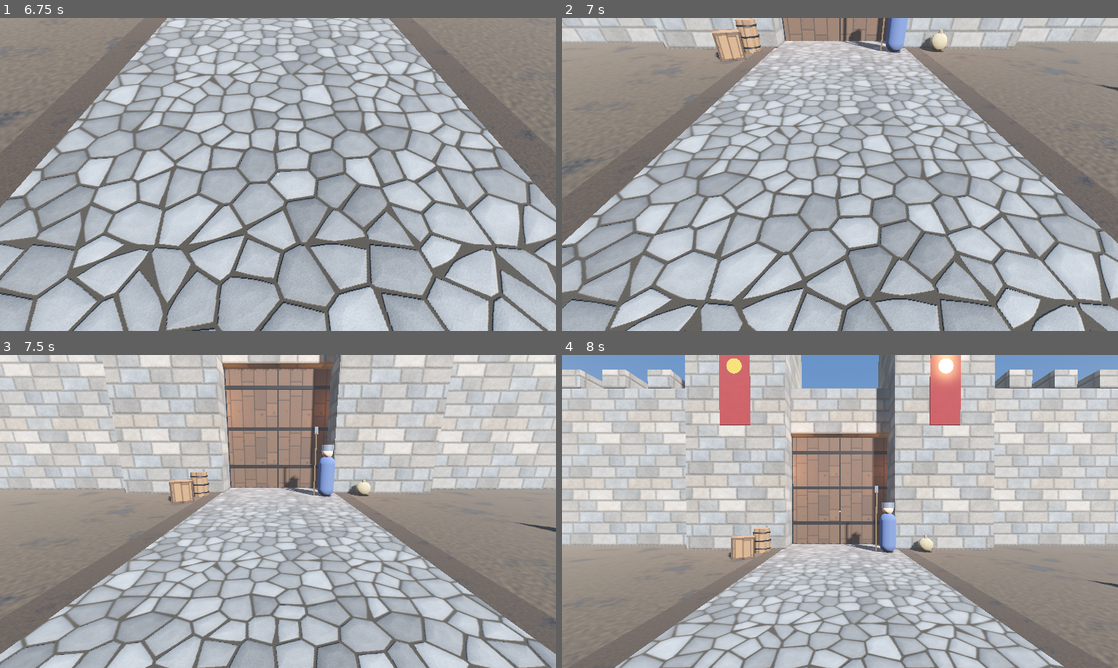
Above: before the commit, frames 1-4 (two rows, left to right).
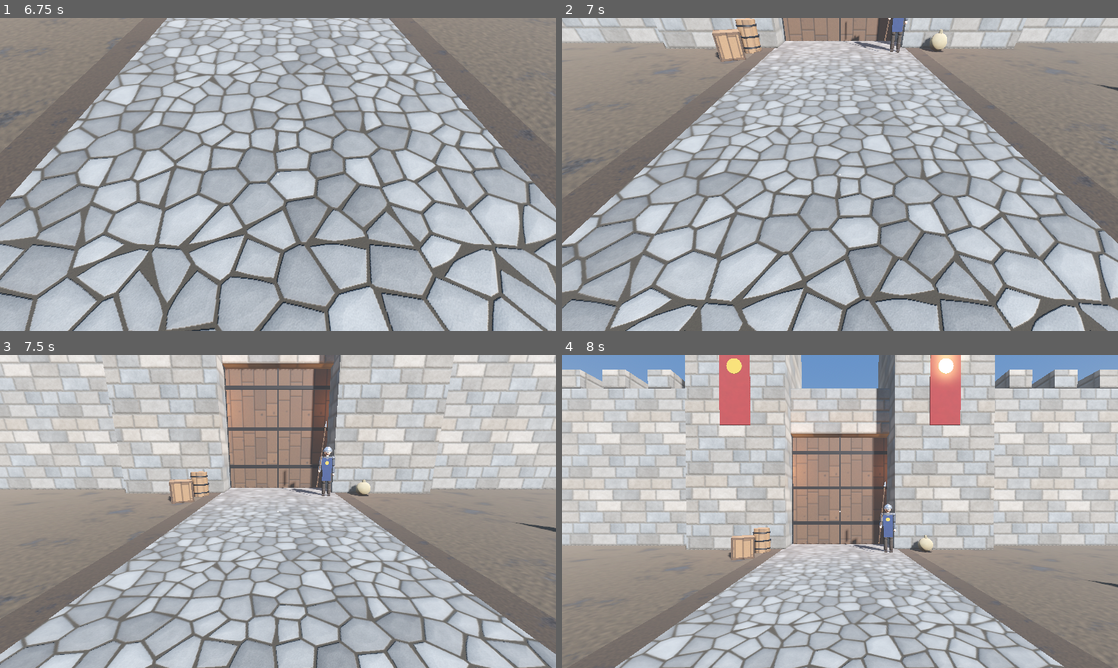
Above: after the commit, the same moments.

Repository: DanielChuko/Underkingdom-Before-the-frost
Game: Godot game, scene res://scenes/main.tscn
Same seed, same stepped clock (60 frames per second), same inputs: the game is played once before the commit and once after it.
Inputs (mouse positions are in pixels of both pictures, inside the frame that each line leads up to):
- Up to frame 1 (6.75 s): tap Enter at 0.5, 2, 3.5, 3.6 s; move the mouse to (400, 158) at 0.52 s; hold D (move_right) 0.53-1.28 s; hold Space (advance) 0.53-1.28 s; click (400, 158) at 0.67 s; move the mouse to (166, 190) at 1.27 s; hold S (move_back) 1.28-2.03 s; tap E (interact) at 1.35 s; move the mouse to (333, 105) at 2.02 s; hold D (move_right) 2.03-2.78 s; hold J (journal) 2.03-2.78 s; tap Space (advance) at 2.75 s; move the mouse to (250, 237) at 2.77 s; hold W (move_forward) 2.78-3.53 s; tap Shift (sprint) at 2.85 s; click (250, 237) at 2.92 s; move the mouse to (444, 221) at 3.52 s; hold A (move_left) 3.53-5.03 s; move the mouse to (111, 127) at 4.27 s; tap Keypad Enter at 4.35 s; move the mouse to (305, 174) at 5.02 s; hold S (move_back) 5.03-5.78 s; tap Tab at 5.1 s; click (305, 174) at 5.17 s; move the mouse to (194, 96) at 5.77 s; hold D (move_right) 5.78-6.53 s; tap 1 at 5.85 s; move the mouse to (400, 158) at 6.52 s; hold W (move_forward) from 6.53 s (still down); hold Space (advance) from 6.53 s (still down)
- Up to frame 2 (7 s): keep holding W (move_forward); keep holding Space (advance)
- Up to frame 3 (7.5 s): move the mouse to (166, 527) at 7.27 s; release W (move_forward) at 7.28 s; release Space (advance) at 7.28 s; hold D (move_right) from 7.28 s (still down); tap E (interact) at 7.35 s; click (166, 527) at 7.42 s
- Up to frame 4 (8 s): keep holding D (move_right)

Frame 1 is identical in both runs. In frame 2, 0.5% of the frame differs, in the area x 50-63%, y 0-12%; in frame 3, 0.6%, in the area x 51-61%, y 21-46%; in frame 4, 0.6%.

Commit message:
Add procedural humanoid characters with walk, sit and talk animation
Jointed rig built from primitives and dressed from data/characters.json
(guards, gate guard, king, cook). Procedural walk cycle from real movement
speed, idle breathing, seated king, talking mouth and gestures driven by
dialogue lines, and head look-at toward the camera.

Co-Authored-By: Claude Opus 5.5 <noreply@anthropic.com>
Claude-Session: https://claude.ai/code/session_01HXXL6RvKLx8yx9Xxk4kdmZ

Diff:
--- /dev/null
+++ b/data/characters.json
@@ -0,0 +1,36 @@
+{
+  "_comment": "Character looks. Colours are hex. beard: none | stubble | mustache | full | long. headwear: none | helmet | crown | chef_hat. sleeves: cloth | metal | rolled. Optional layers: tabard, robe, cape, collar, apron, belly, weapon (spear). gesture_arm: which hand gestures while talking.",
+  "guard": {
+    "skin": "#d6a587", "hair": "#3b2a1e", "beard": "stubble",
+    "shirt": "#6f7178", "sleeves": "metal",
+    "tabard": "#26396b", "emblem": "#e0b44a",
+    "trousers": "#3a2e24", "boots": "#2a1d14", "belt": "#4a3322",
+    "headwear": "helmet", "weapon": "spear", "gesture_arm": "left"
+  },
+  "guard_patrol": {
+    "skin": "#b98466", "hair": "#5a3b22", "beard": "full",
+    "shirt": "#6f7178", "sleeves": "metal",
+    "tabard": "#26396b", "emblem": "#e0b44a",
+    "trousers": "#33291f", "boots": "#2a1d14", "belt": "#4a3322",
+    "headwear": "helmet", "weapon": "spear", "gesture_arm": "left"
+  },
+  "gate_guard": {
+    "skin": "#e0b096", "hair": "#2b2118", "beard": "mustache",
+    "shirt": "#6f7178", "sleeves": "metal",
+    "tabard": "#26396b", "emblem": "#e0b44a",
+    "trousers": "#3a2e24", "boots": "#2a1d14", "belt": "#4a3322",
+    "headwear": "helmet", "weapon": "spear", "gesture_arm": "left"
+  },
+  "king": {
+    "skin": "#e2b59a", "hair": "#cfcac2", "beard": "long",
+    "shirt": "#4a1d5c", "robe": "#4a1d5c", "cape": "#8a1418", "collar": "#ece6da",
+    "trousers": "#4a1d5c", "boots": "#3a1f1a", "belt": "#d9a83a",
+    "headwear": "crown", "gesture_arm": "right"
+  },
+  "cook": {
+    "skin": "#e8a98c", "hair": "#6b4a2f", "beard": "mustache",
+    "shirt": "#d9d2c0", "sleeves": "rolled", "apron": "#f2efe6", "belly": true,
+    "trousers": "#4b3b2e", "boots": "#2e2219", "belt": "#5a4230",
+    "headwear": "chef_hat", "gesture_arm": "right"
+  }
+}
--- /dev/null
+++ b/scripts/characters/humanoid.gd
@@ -0,0 +1,414 @@
+extends Node3D
+## A procedurally built, procedurally animated humanoid.
+##
+## The body is a small joint hierarchy (pelvis, chest, neck, head, shoulders,
+## elbows, hips, knees) with primitive meshes hung off each joint, dressed from
+## a "look" in res://data/characters.json. Everything faces local -Z.
+##
+## Animation is computed every frame instead of using keyframes:
+##   - walk cycle driven by `speed` (metres per second, set by the owner)
+##   - idle breathing and weight shift
+##   - "sit" pose for the king's throne
+##   - talking: mouth movement, head nods and a hand gesture (speak())
+##   - the head turns to look at the camera when it is close
+
+const G := preload("res://scripts/world/greybox.gd")
+const S := preload("res://scripts/world/surfaces.gd")
+const LOOKS_PATH := "res://data/characters.json"
+
+const HIP_HEIGHT := 0.93
+const STRIDE := 1.5  # metres per full walk cycle (two steps)
+
+static var _looks: Dictionary = {}
+
+## "stand" or "sit"
+var pose := "stand"
+## Current ground speed of the character, set by the owner each frame.
+var speed := 0.0
+var look_at_camera := true
+
+var look: Dictionary = {}
+var pelvis: Node3D
+var chest: Node3D
+var neck: Node3D
+var head: Node3D
+var mouth: Node3D
+var l_shoulder: Node3D
+var r_shoulder: Node3D
+var l_elbow: Node3D
+var r_elbow: Node3D
+var l_hip: Node3D
+var r_hip: Node3D
+var l_knee: Node3D
+var r_knee: Node3D
+var front_panel: Node3D
+var back_panel: Node3D
+var cape: Node3D
+var robe: Node3D
+var spear: Node3D
+
+var _phase := 0.0
+var _walk := 0.0
+var _time := 0.0
+var _talk := 0.0
+var _head_yaw := 0.0
+var _head_pitch := 0.0
+var _gesture := 0.0
+
+
+static func load_look(look_id: String) -> Dictionary:
+	if _looks.is_empty():
+		var f := FileAccess.open(LOOKS_PATH, FileAccess.READ)
+		if f != null:
+			var data = JSON.parse_string(f.get_as_text())
+			if typeof(data) == TYPE_DICTIONARY:
+				_looks = data
+	var l = _looks.get(look_id, {})
+	if typeof(l) != TYPE_DICTIONARY or l.is_empty():
+		push_warning("Humanoid: unknown look '%s'" % look_id)
+		return {}
+	return l
+
+
+func build(look_id: String) -> void:
+	look = load_look(look_id)
+	_time = randf() * 10.0
+	var skin := _skin(_c("skin", "#d6a587"))
+	var shirt := _cloth(_c("shirt", "#8a7a66"))
+	var trousers := _cloth(_c("trousers", "#3a2e24"))
+	var boots := _leather(_c("boots", "#2a1d14"))
+	var sleeve_mat: Material = shirt
+	var forearm_mat: Material = shirt
+	match str(look.get("sleeves", "cloth")):
+		"metal":
+			sleeve_mat = _metal(_c("shirt", "#6f7178"))
+			forearm_mat = sleeve_mat
+		"rolled":
+			forearm_mat = skin
+
+	# --- Skeleton -------------------------------------------------------------
+	pelvis = _joint(self, Vector3(0, HIP_HEIGHT + 0.02, 0))
+	chest = _joint(pelvis, Vector3(0, 0.28, 0))
+	neck = _joint(chest, Vector3(0, 0.25, 0))
+	head = _joint(neck, Vector3(0, 0.09, 0))
+	l_shoulder = _joint(chest, Vector3(-0.215, 0.19, 0))
+	r_shoulder = _joint(chest, Vector3(0.215, 0.19, 0))
+	l_elbow = _joint(l_shoulder, Vector3(0, -0.29, 0))
+	r_elbow = _joint(r_shoulder, Vector3(0, -0.29, 0))
+	l_hip = _joint(pelvis, Vector3(-0.1, -0.02, 0))
+	r_hip = _joint(pelvis, Vector3(0.1, -0.02, 0))
+	l_knee = _joint(l_hip, Vector3(0, -0.44, 0))
+	r_knee = _joint(r_hip, Vector3(0, -0.44, 0))
+
+	# --- Body -------------------------------------------------------------------
+	G.box(pelvis, Vector3(0.32, 0.18, 0.21), Vector3(0, 0.0, 0), trousers, false)
+	var torso := G.cylinder(chest, 0.17, 0.56, Vector3(0, -0.03, 0), shirt, 0.205)
+	torso.scale = Vector3(1, 1, 0.64)
+	G.box(pelvis, Vector3(0.34, 0.06, 0.23), Vector3(0, 0.1, 0), _leather(_c("belt", "#4a3322")), false)
+	G.sphere(chest, 0.075, Vector3(-0.2, 0.19, 0), sleeve_mat)
+	G.sphere(chest, 0.075, Vector3(0.2, 0.19, 0), sleeve_mat)
+	if bool(look.get("belly", false)):
+		var belly := G.sphere(chest, 0.2, Vector3(0, -0.13, -0.05), shirt)
+		belly.scale = Vector3(1.0, 0.9, 0.85)
+
+	G.cylinder(neck, 0.055, 0.12, Vector3(0, 0.03, 0), skin)
+	for side in [-1.0, 1.0]:
+		var shoulder: Node3D = l_shoulder if side < 0 else r_shoulder
+		var elbow: Node3D = l_elbow if side < 0 else r_elbow
+		_capsule(shoulder, 0.058, 0.32, Vector3(0, -0.14, 0), sleeve_mat)
+		_capsule(elbow, 0.05, 0.28, Vector3(0, -0.13, 0), forearm_mat)
+		var hand := G.sphere(elbow, 0.052, Vector3(0, -0.29, -0.01), skin)
+		hand.scale = Vector3(0.8, 1.1, 0.9)
+		var hip: Node3D = l_hip if side < 0 else r_hip
+		var knee: Node3D = l_knee if side < 0 else r_knee
+		_capsule(hip, 0.078, 0.48, Vector3(0, -0.21, 0), trousers)
+		_capsule(knee, 0.062, 0.3, Vector3(0, -0.12, 0), trousers)
+		_capsule(knee, 0.066, 0.26, Vector3(0, -0.3, 0), boots)
+		G.box(knee, Vector3(0.11, 0.07, 0.25), Vector3(0, -0.43, -0.05), boots, false)
+
+	_build_head(skin)
+	_build_layers()
+
+
+## Starts the talking animation for `duration` seconds.
+func speak(duration: float) -> void:
+	_talk = maxf(_talk, duration)
+
+
+func _process(delta: float) -> void:
+	if pelvis == null:
+		return
+	_time += delta
+	_walk = lerpf(_walk, clampf(speed / 1.2, 0.0, 1.0), clampf(delta * 6.0, 0.0, 1.0))
+	_talk = maxf(_talk - delta, 0.0)
+	_gesture = lerpf(_gesture, 1.0 if _talk > 0.0 else 0.0, clampf(delta * 4.0, 0.0, 1.0))
+	if pose == "sit":
+		_animate_sit()
+	else:
+		_animate_stand(delta)
+	_animate_head(delta)
+	_animate_layers()
+
+
+func _animate_stand(delta: float) -> void:
+	_phase = fmod(_phase + delta * speed / STRIDE * TAU, TAU)
+	var s := sin(_phase)
+	var c := cos(_phase)
+	var amp := 0.42 * _walk
+	var breath := sin(_time * 1.7)
+	var sway := sin(_time * 0.45)
+
+	pelvis.position.y = HIP_HEIGHT + 0.02 - 0.03 * _walk + absf(c) * 0.035 * _walk
+	pelvis.position.x = sway * 0.012 * (1.0 - _walk)
+	pelvis.rotation = Vector3(0.0, s * 0.09 * _walk, sway * 0.02 * (1.0 - _walk))
+	chest.rotation = Vector3(0.04 * _walk + breath * 0.015, -s * 0.13 * _walk, -sway * 0.02 * (1.0 - _walk))
+
+	l_hip.rotation.x = s * amp
+	r_hip.rotation.x = -s * amp
+	l_knee.rotation.x = -maxf(0.0, c) * 0.95 * _walk - 0.03
+	r_knee.rotation.x = -maxf(0.0, -c) * 0.95 * _walk - 0.03
+
+	var arm := amp * 0.85
+	l_shoulder.rotation = Vector3(-s * arm, 0, -0.06)
+	r_shoulder.rotation = Vector3(s * arm, 0, 0.06)
+	l_elbow.rotation.x = 0.12 + 0.25 * _walk + maxf(0.0, -s) * 0.3 * _walk
+	r_elbow.rotation.x = 0.12 + 0.25 * _walk + maxf(0.0, s) * 0.3 * _walk
+
+	if spear != null:
+		# The spear hand stays steady and keeps the shaft upright.
+		r_shoulder.rotation = Vector3(0.15, 0, 0.1)
+		r_elbow.rotation.x = 0.75
+	_apply_gesture()
+
+
+func _animate_sit() -> void:
+	var breath := sin(_time * 1.5)
+	pelvis.position = Vector3(0, 0.55, 0.0)
+	pelvis.rotation = Vector3.ZERO
+	chest.rotation = Vector3(-0.06 + breath * 0.012, 0, 0)
+	for hip in [l_hip, r_hip]:
+		hip.rotation = Vector3(PI * 0.5, 0, 0)
+	l_hip.rotation.z = -0.08
+	r_hip.rotation.z = 0.08
+	l_knee.rotation.x = -PI * 0.5
+	r_knee.rotation.x = -PI * 0.5
+	l_shoulder.rotation = Vector3(0.45, 0, -0.18)
+	r_shoulder.rotation = Vector3(0.45, 0, 0.18)
+	l_elbow.rotation.x = 0.9
+	r_elbow.rotation.x = 0.9
+	_apply_gesture()
+
+
+func _apply_gesture() -> void:
+	if _gesture < 0.01:
+		return
+	var right := str(look.get("gesture_arm", "right")) == "right"
+	var shoulder := r_shoulder if right else l_shoulder
+	var elbow := r_elbow if right else l_elbow
+	var wave := sin(_time * 2.3)
+	shoulder.rotation.x = lerpf(shoulder.rotation.x, 0.55 + wave * 0.18, _gesture)
+	shoulder.rotation.z = lerpf(shoulder.rotation.z, (0.25 if right else -0.25), _gesture)
+	elbow.rotation.x = lerpf(elbow.rotation.x, 1.0 + sin(_time * 3.1) * 0.2, _gesture)
+
+
+func _animate_head(delta: float) -> void:
+	var yaw := 0.0
+	var pitch := 0.0
+	var cam: Camera3D = get_viewport().get_camera_3d() if is_inside_tree() else null
+	if look_at_camera and cam != null:
+		var to := cam.global_position - head.global_position
+		if to.length() < 6.0:
+			var local := global_transform.basis.inverse() * to
+			var raw := atan2(-local.x, -local.z)
+			if absf(raw) < 1.9:
+				yaw = clampf(raw, -1.1, 1.1)
+				pitch = clampf(atan2(local.y, Vector2(local.x, local.z).length()), -0.4, 0.4)
+	var k := clampf(delta * 4.0, 0.0, 1.0)
+	_head_yaw = lerpf(_head_yaw, yaw, k)
+	_head_pitch = lerpf(_head_pitch, pitch, k)
+	var nod := sin(_time * 5.0) * 0.06 * _gesture
+	neck.rotation = Vector3(0, _head_yaw * 0.4, 0)
+	head.rotation = Vector3(_head_pitch + nod, _head_yaw * 0.6, 0)
+	if mouth != null:
+		var open := 0.0
+		if _talk > 0.0:
+			open = absf(sin(_time * 13.0)) * 0.7 + absf(sin(_time * 7.3)) * 0.3
+		mouth.scale = Vector3(1.0, 1.0 + open * 3.0, 1.0)
+
+
+func _animate_layers() -> void:
+	# Cloth panels swing out of the way of the legs.
+	var forward := maxf(maxf(l_hip.rotation.x, r_hip.rotation.x), 0.0)
+	var back := minf(minf(l_hip.rotation.x, r_hip.rotation.x), 0.0)
+	if pose == "sit":
+		forward = 0.0
+		back = 0.0
+	if front_panel != null:
+		front_panel.rotation.x = forward * 0.9
+	if back_panel != null:
+		back_panel.rotation.x = back * 0.9
+	if cape != null:
+		cape.rotation.x = -0.05 - _walk * 0.18 + sin(_time * 1.3) * 0.02
+	if robe != null:
+		robe.visible = pose != "sit"
+		robe.rotation.x = sin(_phase) * 0.04 * _walk
+
+
+# --- Construction helpers --------------------------------------------------------
+
+func _build_head(skin: Material) -> void:
+	var hair_col := _c("hair", "#3b2a1e")
+	var hair := _cloth(hair_col)
+	var skull := G.sphere(head, 0.125, Vector3(0, 0.08, 0), skin)
+	skull.scale = Vector3(0.9, 1.08, 1.0)
+	var dark := G.mat(Color(0.08, 0.06, 0.05), 0.0, 0.0, 0.4)
+	var white := G.mat(Color(0.92, 0.9, 0.86), 0.0, 0.0, 0.4)
+	for x in [-0.043, 0.043]:
+		G.sphere(head, 0.02, Vector3(x, 0.1, -0.103), white)
+		G.sphere(head, 0.011, Vector3(x, 0.1, -0.12), dark)
+		G.box(head, Vector3(0.05, 0.012, 0.02), Vector3(x, 0.13, -0.112), hair, false)
+		var ear := G.sphere(head, 0.03, Vector3(x * 2.75, 0.08, 0.0), skin)
+		ear.scale = Vector3(0.5, 1.0, 0.8)
+	G.box(head, Vector3(0.032, 0.055, 0.045), Vector3(0, 0.07, -0.128), skin, false)
+	mouth = _joint(head, Vector3(0, 0.025, -0.113))
+	G.box(mouth, Vector3(0.05, 0.01, 0.012), Vector3.ZERO, G.mat(Color(0.35, 0.1, 0.1)), false)
+
+	var headwear := str(look.get("headwear", "none"))
+	if headwear != "helmet":
+		var cap := G.sphere(head, 0.13, Vector3(0, 0.12, 0.015), hair)
+		cap.scale = Vector3(0.95, 0.75, 1.05)
+		var back := G.sphere(head, 0.12, Vector3(0, 0.06, 0.04), hair)
+		back.scale = Vector3(0.95, 0.9, 0.85)
+
+	match str(look.get("beard", "none")):
+		"stubble":
+			var st := G.sphere(head, 0.105, Vector3(0, 0.025, -0.02), _cloth(hair_col.darkened(0.2)))
+			st.scale = Vector3(0.95, 0.6, 0.95)
+		"mustache":
+			G.box(head, Vector3(0.09, 0.022, 0.03), Vector3(0, 0.045, -0.118), hair, false)
+		"full":
+			var b := G.sphere(head, 0.11, Vector3(0, 0.005, -0.04), hair)
+			b.scale = Vector3(0.95, 0.85, 0.85)
+			G.box(head, Vector3(0.09, 0.022, 0.03), Vector3(0, 0.045, -0.118), hair, false)
+		"long":
+			var lb := G.cylinder(head, 0.035, 0.24, Vector3(0, -0.06, -0.08), hair, 0.09)
+			lb.rotation.x = -0.25
+			var jaw := G.sphere(head, 0.11, Vector3(0, 0.01, -0.035), hair)
+			jaw.scale = Vector3(0.95, 0.85, 0.85)
+			G.box(head, Vector3(0.1, 0.025, 0.03), Vector3(0, 0.045, -0.118), hair, false)
+
+	match headwear:
+		"helmet":
+			var steel := _metal(Color(0.62, 0.64, 0.68))
+			var dome := MeshInstance3D.new()
+			var hemi := SphereMesh.new()
+			hemi.radius = 0.15
+			hemi.height = 0.15
+			hemi.is_hemisphere = true
+			dome.mesh = hemi
+			dome.material_override = steel
+			dome.position = Vector3(0, 0.1, 0)
+			head.add_child(dome)
+			G.cylinder(head, 0.152, 0.035, Vector3(0, 0.1, 0), steel)
+			G.box(head, Vector3(0.025, 0.09, 0.02), Vector3(0, 0.07, -0.145), steel, false)
+		"crown":
+			var gold := G.mat(Color(0.95, 0.75, 0.25), 0.3, 0.9, 0.3)
+			G.cylinder(head, 0.125, 0.07, Vector3(0, 0.2, 0.01), gold)
+			for i in 6:
+				var a := TAU * i / 6.0
+				var spike := G.box(head, Vector3(0.03, 0.07, 0.02), Vector3(sin(a) * 0.12, 0.26, 0.01 + cos(a) * 0.12), gold, false)
+				spike.rotation.y = a
+			G.sphere(head, 0.018, Vector3(0, 0.2, -0.125), G.mat(Color(0.7, 0.05, 0.1), 0.5, 0.2, 0.2))
+		"chef_hat":
+			var linen := _cloth(Color(0.96, 0.95, 0.92))
+			G.cylinder(head, 0.12, 0.14, Vector3(0, 0.22, 0.01), linen)
+			var puff := G.sphere(head, 0.15, Vector3(0, 0.31, 0.01), linen)
+			puff.scale = Vector3(1, 0.6, 1)
+
+
+func _build_layers() -> void:
+	if look.has("tabard"):
+		var tabard := _cloth(_c("tabard", "#26396b"))
+		var emblem := G.mat(_c("emblem", "#e0b44a"), 0.2, 0.6, 0.4)
+		var t := G.box(chest, Vector3(0.36, 0.42, 0.02), Vector3(0, -0.02, -0.125), tabard, false)
+		t.rotation.x = 0.05
+		G.box(chest, Vector3(0.36, 0.42, 0.02), Vector3(0, -0.02, 0.125), tabard, false)
+		var sun := G.cylinder(chest, 0.07, 0.01, Vector3(0, 0.02, -0.14), emblem)
+		sun.rotation.x = PI * 0.5
+		front_panel = _joint(pelvis, Vector3(0, 0.05, -0.12))
+		G.box(front_panel, Vector3(0.32, 0.42, 0.02), Vector3(0, -0.19, 0), tabard, false)
+		back_panel = _joint(pelvis, Vector3(0, 0.05, 0.12))
+		G.box(back_panel, Vector3(0.32, 0.42, 0.02), Vector3(0, -0.19, 0), tabard, false)
+	if look.has("apron"):
+		var apron := _cloth(_c("apron", "#f2efe6"))
+		var bib := G.box(chest, Vector3(0.26, 0.3, 0.02), Vector3(0, -0.02, -0.15 if bool(look.get("belly", false)) else -0.125), apron, false)
+		bib.rotation.x = 0.1
+		front_panel = _joint(pelvis, Vector3(0, 0.08, -0.15 if bool(look.get("belly", false)) else -0.12))
+		G.box(front_panel, Vector3(0.38, 0.6, 0.02), Vector3(0, -0.28, 0), apron, false)
+	if look.has("robe"):
+		robe = _joint(pelvis, Vector3(0, 0.08, 0))
+		G.cylinder(robe, 0.4, 1.0, Vector3(0, -0.5, 0), _cloth(_c("robe", "#4a1d5c")), 0.19)
+		G.cylinder(robe, 0.405, 0.06, Vector3(0, -0.97, 0), G.mat(_c("belt", "#d9a83a"), 0.2, 0.7, 0.4))
+	if look.has("cape"):
+		cape = _joint(chest, Vector3(0, 0.22, 0.12))
+		G.box(cape, Vector3(0.5, 1.4, 0.03), Vector3(0, -0.7, 0.03), _cloth(_c("cape", "#8a1418")), false)
+	if look.has("collar"):
+		var fur := _cloth(_c("collar", "#ece6da"))
+		var collar := G.cylinder(chest, 0.17, 0.09, Vector3(0, 0.24, 0), fur, 0.11)
+		collar.scale = Vector3(1.2, 1, 0.9)
+	if str(look.get("weapon", "")) == "spear":
+		spear = _joint(r_elbow, Vector3(0, -0.29, -0.02))
+		spear.rotation.x = -0.9
+		var wood := S.get_material("wood_floor", Color(0.8, 0.75, 0.7), 1.0, false)
+		G.box(spear, Vector3(0.035, 2.1, 0.035), Vector3(0, 0.45, 0), wood, false)
+		var tip := MeshInstance3D.new()
+		var prism := PrismMesh.new()
+		prism.size = Vector3(0.07, 0.22, 0.02)
+		tip.mesh = prism
+		tip.material_override = _metal(Color(0.75, 0.77, 0.8))
+		tip.position = Vector3(0, 1.61, 0)
+		spear.add_child(tip)
+
+
+func _joint(parent: Node, pos: Vector3) -> Node3D:
+	var j := Node3D.new()
+	j.position = pos
+	parent.add_child(j)
+	return j
+
+
+func _capsule(parent: Node, radius: float, height: float, pos: Vector3, material: Material) -> MeshInstance3D:
+	var mi := MeshInstance3D.new()
+	var cap := CapsuleMesh.new()
+	cap.radius = radius
+	cap.height = height
+	cap.radial_segments = 12
+	cap.rings = 4
+	mi.mesh = cap
+	mi.material_override = material
+	mi.position = pos
+	parent.add_child(mi)
+	return mi
+
+
+func _c(key: String, fallback: String) -> Color:
+	return Color.html(str(look.get(key, fallback)))
+
+
+func _cloth(color: Color) -> Material:
+	return S.get_material("cloth", color, 0.5, false)
+
+
+func _leather(color: Color) -> Material:
+	return G.mat(color, 0.0, 0.0, 0.6)
+
+
+func _metal(color: Color) -> Material:
+	return G.mat(color, 0.0, 0.85, 0.35)
+
+
+func _skin(color: Color) -> Material:
+	var m := G.mat(color, 0.0, 0.0, 0.65)
+	m.rim_enabled = true
+	m.rim = 0.2
+	return m
--- a/scripts/world/castle_builder.gd
+++ b/scripts/world/castle_builder.gd
@@ -423,12 +423,12 @@
 
 func _characters() -> void:
 	# Guard 1 stands by the hall doors.
-	var guard_hall = G.npc(root, NpcScript, "Guard", Vector3(13.3, 0, -32.6), PI, Color(0.25, 0.32, 0.5), "helmet")
+	var guard_hall = G.npc(root, NpcScript, "Guard", Vector3(13.3, 0, -32.6), PI, "guard")
 	guard_hall.bark_key = "guard_hall"
 	npcs["guard_hall"] = guard_hall
 
 	# Guard 2 patrols the winding corridor.
-	var guard_patrol = G.npc(root, NpcScript, "Guard", Vector3(0, 0, -4.0), 0.0, Color(0.25, 0.32, 0.5), "helmet")
+	var guard_patrol = G.npc(root, NpcScript, "Guard", Vector3(0, 0, -4.0), 0.0, "guard_patrol")
 	guard_patrol.bark_key = "guard_patrol"
 	guard_patrol.patrol_points = [
 		Vector3(0, 0, -4.0), Vector3(0, 0, -17.5), Vector3(12.5, 0, -17.5),
@@ -439,18 +439,17 @@
 	var king
 	if act == 0:
 		# Prelude: the king stands in the middle of his hall.
-		king = G.npc(root, NpcScript, "King", Vector3(12.5, 0, -46.0), PI, Color(0.35, 0.15, 0.45), "crown")
+		king = G.npc(root, NpcScript, "King", Vector3(12.5, 0, -46.0), PI, "king")
 		king.dialogue_id = "king_prelude"
 	else:
 		# Act 1: the king sits on his throne under the crest.
-		king = G.npc(root, NpcScript, "King", Vector3(12.5, 0.4, -55.6), PI, Color(0.35, 0.15, 0.45), "crown")
+		king = G.npc(root, NpcScript, "King", Vector3(12.5, 0.4, -55.95), PI, "king")
 		king.seated = true
-		king.get_node("Visual").position.y = -0.45
 		king.dialogue_id = "king_act1"
 		king.done_flag = "act1_briefed"
 		king.bark_key = "king_after_briefing"
 
-		var cook = G.npc(root, NpcScript, "Cook", Vector3(3.2, 0, -5.5), 0.0, Color(0.7, 0.66, 0.6), "cook")
+		var cook = G.npc(root, NpcScript, "Cook", Vector3(3.2, 0, -5.5), 0.0, "cook")
 		cook.bark_key = "cook"
 		cook.patrol_speed = 0.9
 		cook.patrol_points = [Vector3(3.2, 0, -5.5), Vector3(7.8, 0, -5.5), Vector3(7.8, 0, -11.8), Vector3(3.2, 0, -11.8)]
--- a/scripts/world/gate_builder.gd
+++ b/scripts/world/gate_builder.gd
@@ -70,7 +70,8 @@
 	var guard_pos := Vector3(1.8, 0, -3.4)
 	var cam_pos := Vector3(0, 1.65, 5.0)
 	var to_cam := cam_pos - guard_pos
-	var guard = G.npc(root, NpcScript, "Gate Guard", guard_pos, atan2(-to_cam.x, -to_cam.z), Color(0.25, 0.32, 0.5), "helmet")
+	var guard = G.npc(root, NpcScript, "Gate Guard", guard_pos, atan2(-to_cam.x, -to_cam.z), "gate_guard")
+	guard.speaker_name = "Guard"
 
 	var cam := Camera3D.new()
 	cam.position = cam_pos
--- a/scripts/world/greybox.gd
+++ b/scripts/world/greybox.gd
@@ -7,6 +7,7 @@
 const DoorScript := preload("res://scripts/world/door.gd")
 const PropScript := preload("res://scripts/world/prop.gd")
 const FlickerScript := preload("res://scripts/world/flicker_light.gd")
+const HumanoidScript := preload("res://scripts/characters/humanoid.gd")
 
 const WALL_THICKNESS := 0.3
 
@@ -281,43 +282,19 @@
 	return p
 
 
-## Greybox character: capsule body, head, a "nose" showing which way it faces
-## (local -Z), plus an optional accessory: "helmet", "crown" or "cook".
-static func npc(parent: Node, script: Script, display_name: String, pos: Vector3, yaw: float, body_color: Color, accessory := "") -> CharacterBody3D:
+## A character: an NPC body (script) dressed and animated by the Humanoid rig
+## using a look from res://data/characters.json. Faces local -Z.
+static func npc(parent: Node, script: Script, display_name: String, pos: Vector3, yaw: float, look_id: String) -> CharacterBody3D:
 	var n = script.new()
 	n.display_name = display_name
 	n.position = pos
 	n.rotation.y = yaw
 	parent.add_child(n)
-
-	var vis := Node3D.new()
-	vis.name = "Visual"
-	n.add_child(vis)
-	var skin := mat(Color(0.85, 0.68, 0.55))
-	var body := MeshInstance3D.new()
-	var cap := CapsuleMesh.new()
-	cap.radius = 0.3
-	cap.height = 1.5
-	body.mesh = cap
-	body.material_override = mat(body_color)
-	body.position.y = 0.75
-	vis.add_child(body)
-	sphere(vis, 0.2, Vector3(0, 1.62, 0), skin)
-	box(vis, Vector3(0.06, 0.07, 0.1), Vector3(0, 1.62, -0.22), skin, false)
-
-	match accessory:
-		"helmet":
-			var steel := mat(Color(0.6, 0.62, 0.66), 0.0, 0.8, 0.35)
-			cylinder(vis, 0.22, 0.2, Vector3(0, 1.78, 0), steel)
-			box(vis, Vector3(0.05, 2.3, 0.05), Vector3(0.42, 1.15, -0.05), mat(Color(0.35, 0.25, 0.15)), false)
-			box(vis, Vector3(0.12, 0.25, 0.04), Vector3(0.42, 2.38, -0.05), steel, false)
-		"crown":
-			cylinder(vis, 0.17, 0.16, Vector3(0, 1.86, 0), mat(Color(0.95, 0.75, 0.25), 0.6, 0.9, 0.3))
-			box(vis, Vector3(0.7, 1.3, 0.05), Vector3(0, 0.95, 0.3), mat(Color(0.55, 0.08, 0.1)), false)
-		"cook":
-			var white := mat(Color(0.95, 0.95, 0.92))
-			cylinder(vis, 0.16, 0.3, Vector3(0, 1.9, 0), white, 0.2)
-			box(vis, Vector3(0.5, 0.8, 0.05), Vector3(0, 0.75, -0.31), white, false)
+	var body = HumanoidScript.new()
+	body.name = "Body"
+	n.add_child(body)
+	body.build(look_id)
+	n.body = body
 
 	var shape := CapsuleShape3D.new()
 	shape.radius = 0.35
--- a/scripts/world/npc.gd
+++ b/scripts/world/npc.gd
@@ -4,17 +4,32 @@
 ## Optional patrol between points; pauses while any dialogue is running.
 
 var display_name := "Stranger"
+## Name used by dialogue lines (defaults to display_name). The character
+## animates talking while a line from this speaker is on screen.
+var speaker_name := ""
+## The Humanoid rig (scripts/characters/humanoid.gd), set by greybox.npc().
+var body
 var dialogue_id := ""
 var done_flag := ""
 var bark_key := ""
 var patrol_points: Array = []
 var patrol_speed := 1.3
-var seated := false
+var seated := false:
+	set(value):
+		seated = value
+		if body != null:
+			body.pose = "sit" if value else "stand"
 
 var _bark_index := 0
 var _patrol_index := 0
 var _wait := 0.0
 var _scripted := false
+var _last_position := Vector3.ZERO
+
+
+func _ready() -> void:
+	_last_position = global_position
+	Dialogue.line_shown.connect(_on_line_shown)
 
 
 func get_prompt() -> String:
@@ -65,7 +80,19 @@
 	_scripted = false
 
 
+func _on_line_shown(line: Dictionary) -> void:
+	var who := speaker_name if speaker_name != "" else display_name
+	if body != null and str(line.get("speaker", "")) == who:
+		body.speak(str(line.get("text", "")).length() / 55.0 + 0.4)
+
+
 func _physics_process(delta: float) -> void:
+	# Feed the rig our real ground speed so patrols and scripted walks animate.
+	if body != null and delta > 0.0:
+		var moved := global_position - _last_position
+		moved.y = 0.0
+		body.speed = lerpf(body.speed, moved.length() / delta, 0.5)
+	_last_position = global_position
 	if patrol_points.is_empty() or _scripted:
 		return
 	if Dialogue.is_active():
